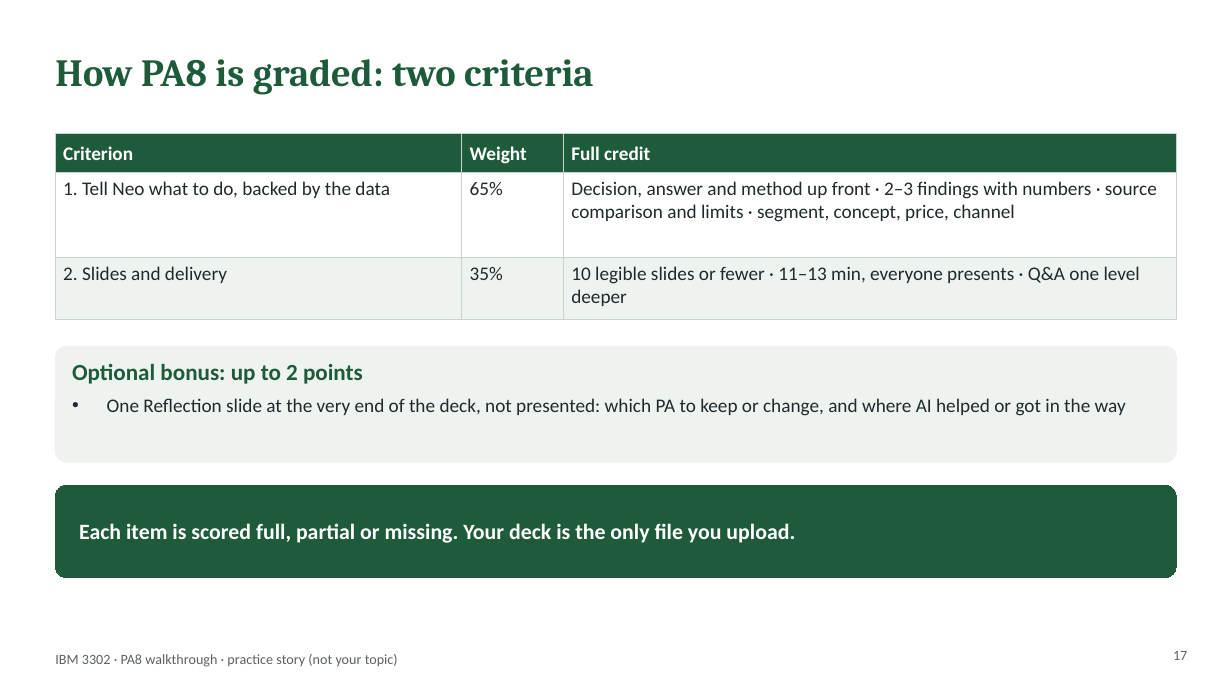
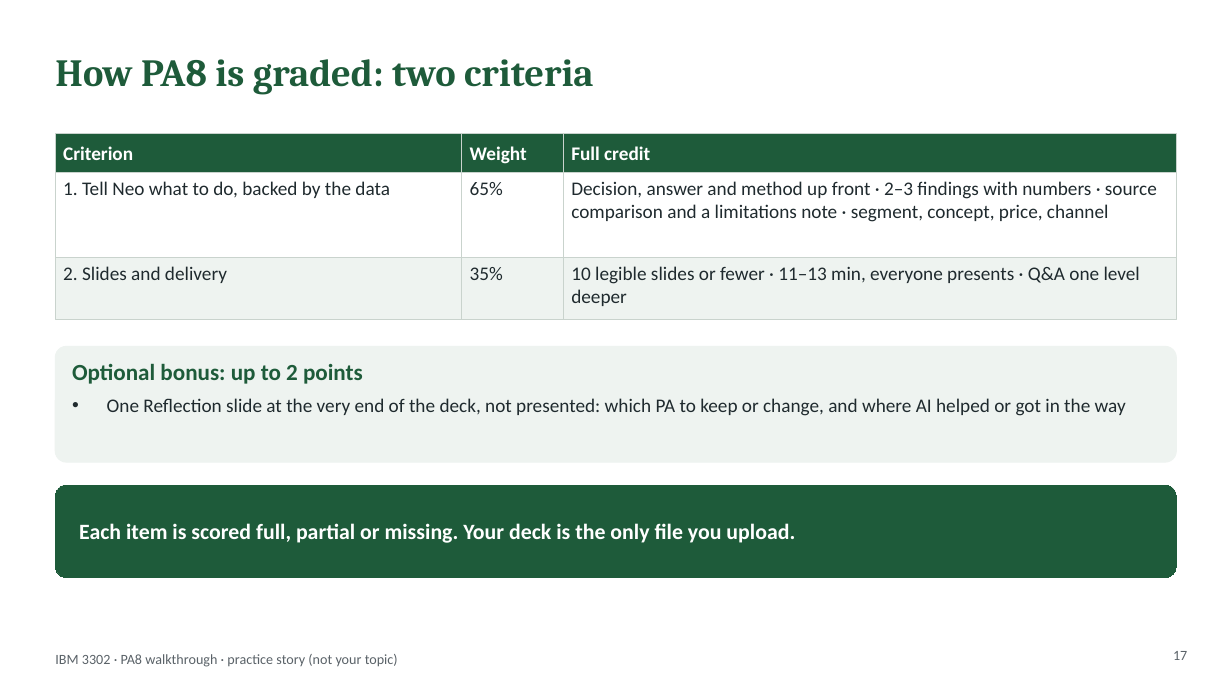
Before and after one commit to lyf718718/mktg-research-sim, a slide deck: slide 17 of hub/files/PA8_Presentation_Walkthrough.pptx. Drawn at 1232x693 pixels with LibreOffice and Linux fonts; fonts in the diff are those of the drawing. Boxes give left, top, right and bottom in pixels: in the first picture for what was removed or moved away, otherwise in the second. Text is boxed around its words. In the diff, an @@ line names an element or a change of style, - is before the commit and + after.

```diff
--- a/hub/files/PA8_Presentation_Walkthrough.pptx
+++ b/hub/files/PA8_Presentation_Walkthrough.pptx
@@ text in rectangle at (571,181,1157,222): text changed @@
-Decision, answer and method up front · 2–3 findings with numbers · source comparison and limits · segment, concept, price, channel
+Decision, answer and method up front · 2–3 findings with numbers · source comparison and a limitations note · segment, concept, price, channel
```
Also in this commit, not shown: 12 other slides changed, 17 other files.
